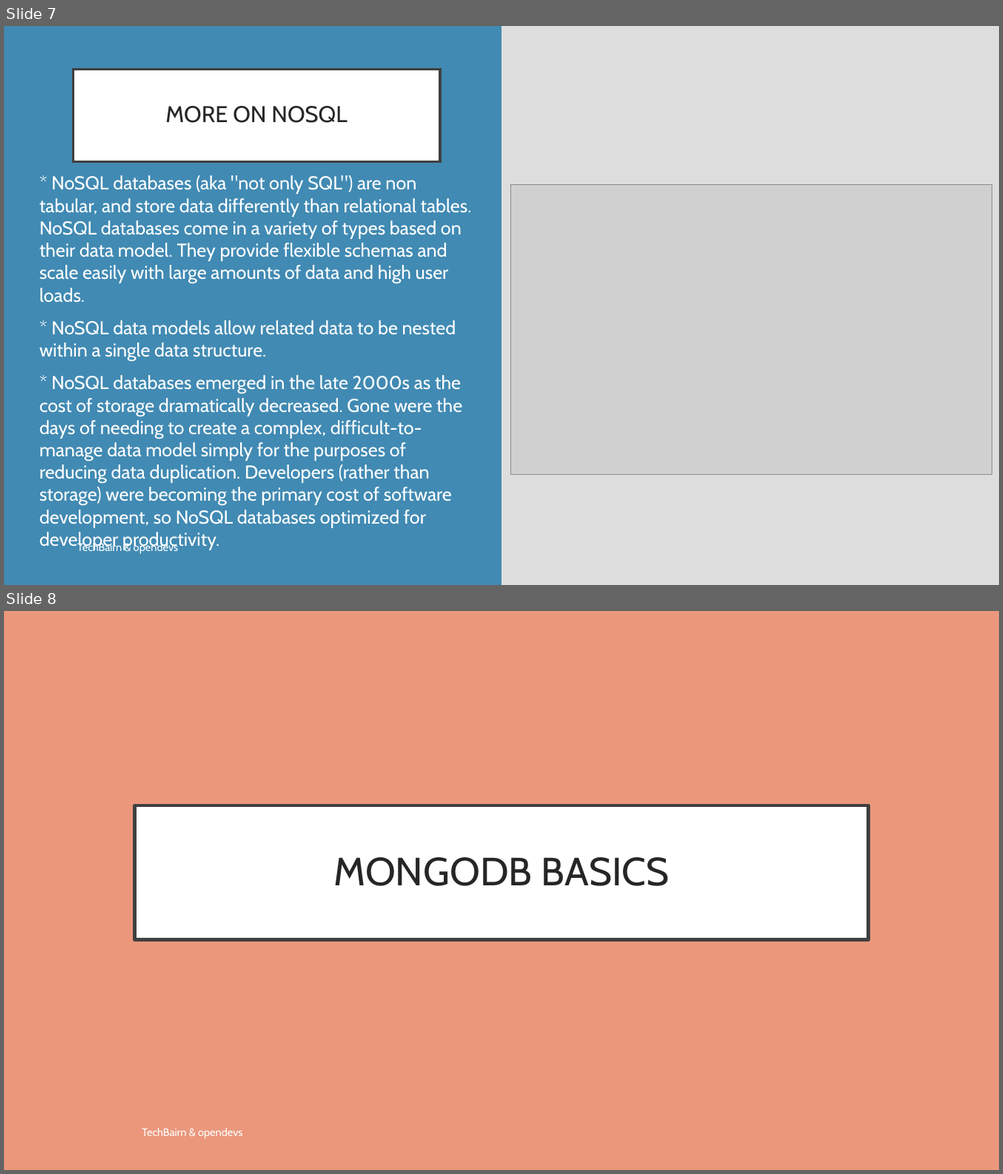
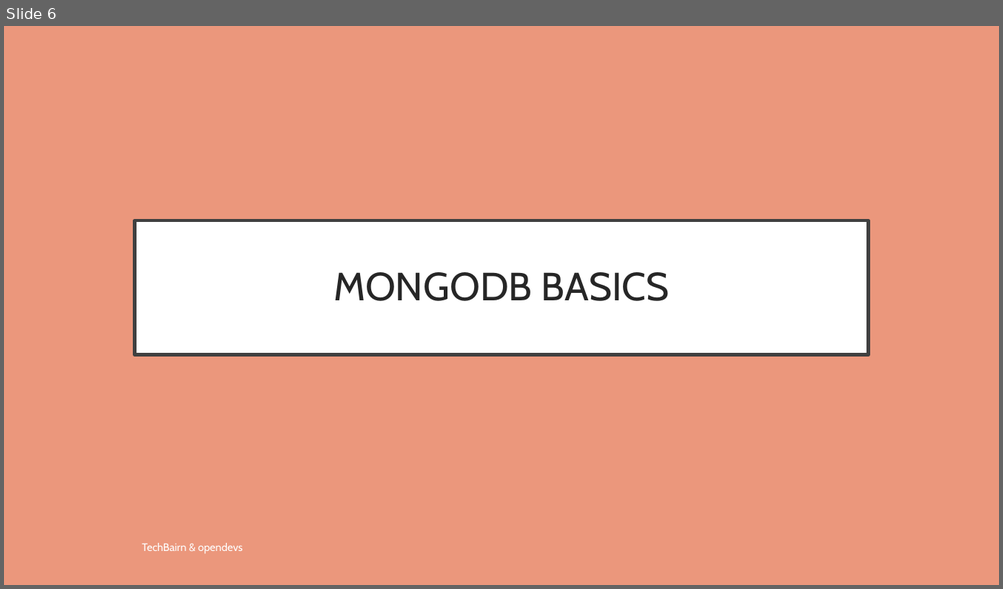
Before and after one commit to opendevs-org/webmonk-2, a slide deck: Course Day 10/Webmonk Course (day - 10).pptx. Shown one above the other, each under a label of ours: slides 7 and 8 before the commit, slide 6 after it. The pictures are 1003x1174 and 1003x589 pixels, drawn with LibreOffice and Linux fonts; fonts in the diff are those of the drawing; grey boxes stand for pictures. Boxes give left, top, right and bottom in pixels: in the first picture for what was removed or moved away, otherwise in the second. Text is boxed around its words. In the diff, an @@ line names an element or a change of style, - is before the commit and + after.

Commit message:
PPT updated

```diff
--- a/Course Day 10/Webmonk Course (day - 10).pptx
+++ b/Course Day 10/Webmonk Course (day - 10).pptx
@@ slide 7 removed at (4,26,999,585), background #DDDDDD @@
@@ rectangle removed at (4,26,502,585) @@
@@ title removed at (74,69,441,162) @@
-MORE ON NOSQL
@@ text removed at (40,175,472,528) @@
-* NoSQL databases (aka "not only SQL") are non tabular, and store data differently than relational tables. NoSQL databases come in a variety of types based on their data model. They provide flexible schemas and scale easily with large amounts of data and high user loads.
-* NoSQL data models allow related data to be nested within a single data structure.
-* NoSQL databases emerged in the late 2000s as the cost of storage dramatically decreased. Gone were the days of needing to create a complex, difficult-to-manage data model simply for the purposes of reducing data duplication. Developers (rather than storage) were becoming the primary cost of software development, so NoSQL databases optimized for developer productivity.
@@ picture removed at (512,185,992,475) @@
@@ text removed at (77,543,178,554) @@
-TechBairn & opendevs
@@ what was slide 8 is now slide 6 @@
```
Also in this commit, not shown: 1 other slide removed.
